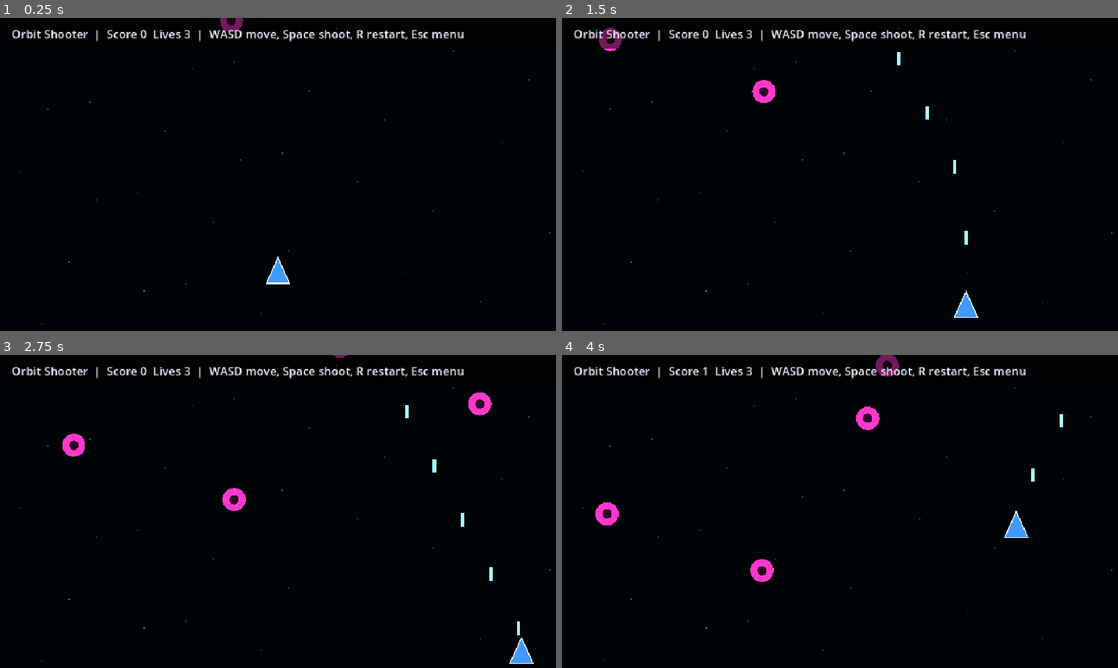
Above: before the commit, frames 1-4 (two rows, left to right).
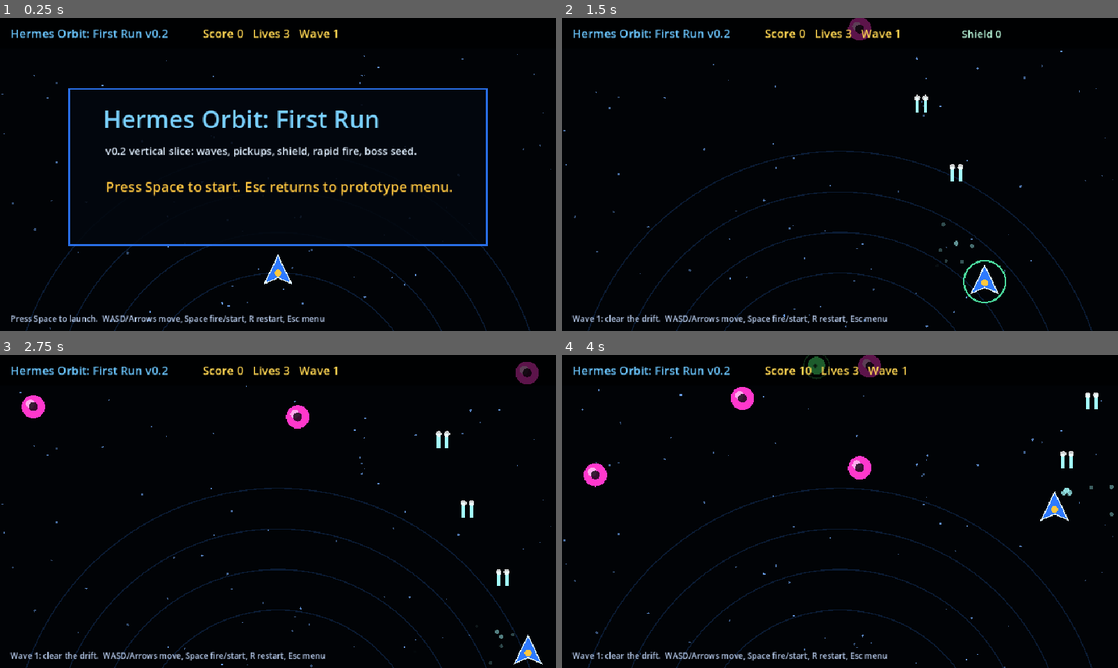
Above: after the commit, the same moments.

Repository: 123mikeyd/hermes-godot-prototype-pack
Game: Godot game, scene res://scenes/OrbitShooter.tscn
Same seed, same stepped clock (60 frames per second), same inputs: the game is played once before the commit and once after it. This scene is started directly instead of the project's main scene.
Inputs:
- Up to frame 1 (0.25 s): no input
- Up to frame 2 (1.5 s): tap Enter at 0.5 s; hold D (move_right) 0.53-1.28 s; hold Space (shoot) 0.53-1.28 s; hold S (move_down) from 1.28 s (still down); tap Space (shoot) at 1.35 s
- Up to frame 3 (2.75 s): release S (move_down) at 2.03 s; hold D (move_right) from 2.03 s (still down); hold Space (shoot) from 2.03 s (still down); tap 1 at 2.1 s
- Up to frame 4 (4 s): release D (move_right) at 2.78 s; release Space (shoot) at 2.78 s; hold W (move_up) 2.78-3.53 s; tap 2 at 2.85 s; tap Space (shoot) at 3.05 s; hold A (move_left) from 3.53 s (still down); hold Space (shoot) from 3.53 s (still down); tap 3 at 3.6 s

The runs differ from the first frame. In frame 1, 7.5% of the frame differs, in the area x 0-100%, y 0-100%; in frame 2, 4.9%; in frame 3, 5.6%; in frame 4, 6.0%.

Commit message:
feat: ship Hermes Orbit v0.2 vertical slice

Diff:
--- a/scripts/Menu.gd
+++ b/scripts/Menu.gd
@@ -3,7 +3,7 @@
 var choices := [
 	{"key":"1", "title":"Crystal Dash", "scene":"res://scenes/CrystalDash.tscn", "desc":"20-second coin sprint. WASD/Arrows move."},
 	{"key":"2", "title":"Meteor Umbrella", "scene":"res://scenes/MeteorUmbrella.tscn", "desc":"Dodge a procedural meteor rain as long as possible."},
-	{"key":"3", "title":"Orbit Shooter", "scene":"res://scenes/OrbitShooter.tscn", "desc":"Arcade shooter: move, Space fires, pop orbs."},
+	{"key":"3", "title":"Hermes Orbit: First Run", "scene":"res://scenes/OrbitShooter.tscn", "desc":"v0.2 vertical slice: waves, pickups, shield, rapid fire, boss seed."},
 ]
 
 func _ready() -> void:
--- a/scripts/OrbitShooter.gd
+++ b/scripts/OrbitShooter.gd
@@ -1,82 +1,393 @@
 extends Node2D
 
-var player := Vector2(480, 440)
-var bullets: Array[Vector2] = []
+const VERSION := "v0.2"
+const GAME_TITLE := "Hermes Orbit: First Run"
+const WIDTH := 960.0
+const HEIGHT := 540.0
+const HEADER_H := 54.0
+
+var game_state := "title"
+var player := Vector2(480, 438)
+var player_velocity := Vector2.ZERO
+var bullets: Array[Dictionary] = []
 var enemies: Array[Dictionary] = []
+var pickups: Array[Dictionary] = []
+var particles: Array[Dictionary] = []
+var stars: Array[Dictionary] = []
 var fire_cd := 0.0
 var wave_timer := 0.0
+var pickup_timer := 0.0
 var score := 0
 var lives := 3
-var over := false
+var wave := 1
+var shield_time := 0.0
+var rapid_time := 0.0
+var shake := 0.0
+var run_time := 0.0
+var message := "Press Space to launch."
 var rng := RandomNumberGenerator.new()
 
 func _ready() -> void:
 	rng.seed = 9876
-	reset_game()
-
-func reset_game() -> void:
-	player = Vector2(480, 440)
-	bullets.clear(); enemies.clear()
-	fire_cd = 0; wave_timer = 0; score = 0; lives = 3; over = false
+	_build_starfield()
+	reset_to_title()
+
+func _build_starfield() -> void:
+	stars.clear()
+	for i in range(72):
+		stars.append({
+			"pos": Vector2(rng.randf_range(0, WIDTH), rng.randf_range(HEADER_H, HEIGHT)),
+			"speed": rng.randf_range(10, 55),
+			"r": rng.randf_range(0.8, 2.1),
+			"a": rng.randf_range(0.35, 0.9),
+		})
+
+func reset_to_title() -> void:
+	game_state = "title"
+	player = Vector2(480, 438)
+	player_velocity = Vector2.ZERO
+	bullets.clear()
+	enemies.clear()
+	pickups.clear()
+	particles.clear()
+	fire_cd = 0
+	wave_timer = 0
+	pickup_timer = 2.0
+	score = 0
+	lives = 3
+	wave = 1
+	shield_time = 0
+	rapid_time = 0
+	shake = 0
+	run_time = 0
+	message = "Press Space to launch."
 	queue_redraw()
 
+func start_run() -> void:
+	game_state = "playing"
+	player = Vector2(480, 438)
+	player_velocity = Vector2.ZERO
+	bullets.clear()
+	enemies.clear()
+	pickups.clear()
+	particles.clear()
+	fire_cd = 0
+	wave_timer = 0.25
+	pickup_timer = 3.0
+	score = 0
+	lives = 3
+	wave = 1
+	shield_time = 1.2
+	rapid_time = 0
+	shake = 0
+	run_time = 0
+	message = "Wave 1: clear the drift."
+	queue_redraw()
+
+func spawn_enemy(pos: Vector2, kind := "drifter") -> void:
+	var hp := 1
+	var radius := 20.0
+	var color := Color(1.0, 0.22, 0.8)
+	if kind == "sine":
+		hp = 2; radius = 21; color = Color(0.55, 0.35, 1.0)
+	elif kind == "meteor":
+		hp = 2; radius = 24; color = Color(1.0, 0.28, 0.12)
+	elif kind == "boss":
+		hp = 24; radius = 48; color = Color(1.0, 0.72, 0.18)
+	enemies.append({
+		"pos": pos,
+		"kind": kind,
+		"phase": rng.randf_range(0, TAU),
+		"speed": rng.randf_range(58, 104) + wave * 7.0,
+		"hp": hp,
+		"r": radius,
+		"color": color,
+	})
+
+func spawn_pickup(pos: Vector2, kind := "crystal") -> void:
+	pickups.append({"pos": pos, "kind": kind, "t": 0.0})
+
+func get_debug_state() -> Dictionary:
+	return {
+		"version": VERSION,
+		"game_state": game_state,
+		"score": score,
+		"lives": lives,
+		"wave": wave,
+		"enemies": enemies.size(),
+		"pickups": pickups.size(),
+		"bullets": bullets.size(),
+		"shield_time": shield_time,
+		"rapid_time": rapid_time,
+	}
+
+func _input(event: InputEvent) -> void:
+	if event is InputEventKey and event.pressed and not event.echo:
+		if event.keycode == KEY_ESCAPE:
+			get_tree().change_scene_to_file("res://scenes/Menu.tscn")
+		elif event.keycode == KEY_R:
+			start_run()
+		elif event.keycode == KEY_SPACE and game_state != "playing":
+			start_run()
+
 func _process(delta: float) -> void:
-	if Input.is_action_just_pressed("restart"):
-		reset_game()
-	if Input.is_key_pressed(KEY_ESCAPE):
-		get_tree().change_scene_to_file("res://scenes/Menu.tscn")
-	if over:
-		queue_redraw(); return
-	var v := Input.get_vector("move_left", "move_right", "move_up", "move_down")
-	player += v * 290.0 * delta
-	player = player.clamp(Vector2(26, 74), Vector2(934, 514))
+	_update_stars(delta)
+	_update_particles(delta)
+	shake = max(0.0, shake - delta * 8.0)
+	if game_state != "playing":
+		queue_redraw()
+		return
+	run_time += delta
+	shield_time = max(0.0, shield_time - delta)
+	rapid_time = max(0.0, rapid_time - delta)
+	_update_player(delta)
+	_update_bullets(delta)
+	_update_waves(delta)
+	_update_enemies(delta)
+	_update_pickups(delta)
+	_check_collisions()
+	if lives <= 0:
+		game_state = "game_over"
+		message = "Run ended. Press Space or R to relaunch."
+	queue_redraw()
+
+func _update_stars(delta: float) -> void:
+	for s in stars:
+		s.pos.y += s.speed * delta
+		if s.pos.y > HEIGHT:
+			s.pos.y = HEADER_H
+			s.pos.x = rng.randf_range(0, WIDTH)
+
+func _update_player(delta: float) -> void:
+	var input_vector := Input.get_vector("move_left", "move_right", "move_up", "move_down")
+	var target := input_vector * 330.0
+	player_velocity = player_velocity.move_toward(target, 1100.0 * delta)
+	player += player_velocity * delta
+	player = player.clamp(Vector2(28, HEADER_H + 30), Vector2(WIDTH - 28, HEIGHT - 28))
 	fire_cd -= delta
+	var fire_rate := 0.09 if rapid_time > 0 else 0.17
 	if Input.is_action_pressed("shoot") and fire_cd <= 0:
-		fire_cd = 0.16
-		bullets.append(player + Vector2(0, -24))
+		fire_cd = fire_rate
+		bullets.append({"pos": player + Vector2(-7, -28), "vel": Vector2(0, -650), "damage": 1})
+		bullets.append({"pos": player + Vector2(7, -28), "vel": Vector2(0, -650), "damage": 1})
+		_add_particles(player + Vector2(0, -28), Color(0.65, 1.0, 1.0), 4)
+
+func _update_bullets(delta: float) -> void:
+	for b in bullets:
+		b.pos += b.vel * delta
 	for i in range(bullets.size() - 1, -1, -1):
-		bullets[i].y -= 560.0 * delta
-		if bullets[i].y < 48:
+		if bullets[i].pos.y < HEADER_H - 20:
 			bullets.remove_at(i)
+
+func _update_waves(delta: float) -> void:
+	wave = 1 + int(score / 12)
 	wave_timer -= delta
-	if wave_timer <= 0:
-		wave_timer = max(0.25, 0.9 - score * 0.015)
-		enemies.append({"pos": Vector2(rng.randf_range(40, 920), -20), "phase": rng.randf_range(0, TAU), "speed": rng.randf_range(65, 120) + score * 1.5})
+	pickup_timer -= delta
+	if pickup_timer <= 0:
+		pickup_timer = rng.randf_range(4.5, 7.5)
+		var kinds := ["crystal", "repair", "shield", "rapid"]
+		spawn_pickup(Vector2(rng.randf_range(70, WIDTH - 70), -20), kinds[rng.randi_range(0, kinds.size() - 1)])
+	if wave_timer > 0:
+		return
+	wave_timer = max(0.18, 0.72 - wave * 0.045)
+	var roll := rng.randf()
+	if score > 0 and score % 30 == 0 and not _has_boss():
+		spawn_enemy(Vector2(WIDTH * 0.5, -54), "boss")
+	elif wave >= 4 and roll < 0.22:
+		spawn_enemy(Vector2(rng.randf_range(40, WIDTH - 40), -30), "meteor")
+	elif wave >= 2 and roll < 0.55:
+		spawn_enemy(Vector2(rng.randf_range(40, WIDTH - 40), -30), "sine")
+	else:
+		spawn_enemy(Vector2(rng.randf_range(40, WIDTH - 40), -30), "drifter")
+
+func _has_boss() -> bool:
 	for e in enemies:
-		e.phase += delta * 2.4
-		e.pos.y += e.speed * delta
-		e.pos.x += sin(e.phase) * 75.0 * delta
+		if e.kind == "boss":
+			return true
+	return false
+
+func _update_enemies(delta: float) -> void:
+	for e in enemies:
+		e.phase += delta * (1.4 + wave * 0.08)
+		if e.kind == "sine":
+			e.pos.y += e.speed * delta
+			e.pos.x += sin(e.phase) * 110.0 * delta
+		elif e.kind == "meteor":
+			e.pos.y += (e.speed + 90) * delta
+			e.pos.x += cos(e.phase) * 35.0 * delta
+		elif e.kind == "boss":
+			e.pos.y = min(e.pos.y + 42.0 * delta, 122.0)
+			e.pos.x = WIDTH * 0.5 + sin(e.phase) * 220.0
+		else:
+			e.pos.y += e.speed * delta
+	for i in range(enemies.size() - 1, -1, -1):
+		if enemies[i].pos.y > HEIGHT + 70:
+			enemies.remove_at(i)
+			lives -= 1
+			shake = 0.45
+
+func _update_pickups(delta: float) -> void:
+	for p in pickups:
+		p.t += delta
+		p.pos.y += 78.0 * delta
+	for i in range(pickups.size() - 1, -1, -1):
+		if pickups[i].pos.y > HEIGHT + 28:
+			pickups.remove_at(i)
+
+func _check_collisions() -> void:
 	for bi in range(bullets.size() - 1, -1, -1):
 		var hit := false
 		for ei in range(enemies.size() - 1, -1, -1):
-			if bullets[bi].distance_to(enemies[ei].pos) < 24:
-				enemies.remove_at(ei); score += 1; hit = true; break
+			if bullets[bi].pos.distance_to(enemies[ei].pos) < enemies[ei].r:
+				enemies[ei].hp -= bullets[bi].damage
+				_add_particles(bullets[bi].pos, enemies[ei].color, 6)
+				if enemies[ei].hp <= 0:
+					var value := 10 if enemies[ei].kind != "boss" else 150
+					score += value
+					shake = 0.25 if enemies[ei].kind != "boss" else 0.8
+					_add_particles(enemies[ei].pos, enemies[ei].color, 18)
+					enemies.remove_at(ei)
+				hit = true
+				break
 		if hit:
 			bullets.remove_at(bi)
 	for ei in range(enemies.size() - 1, -1, -1):
-		if enemies[ei].pos.y > 565:
-			enemies.remove_at(ei); lives -= 1
-		elif player.distance_to(enemies[ei].pos) < 31:
-			enemies.remove_at(ei); lives -= 1
-	if lives <= 0:
-		over = true
-	queue_redraw()
+		if player.distance_to(enemies[ei].pos) < enemies[ei].r + 22:
+			_add_particles(enemies[ei].pos, enemies[ei].color, 16)
+			enemies.remove_at(ei)
+			if shield_time <= 0:
+				lives -= 1
+				shield_time = 1.0
+			shake = 0.7
+	for pi in range(pickups.size() - 1, -1, -1):
+		if player.distance_to(pickups[pi].pos) < 30:
+			_apply_pickup(pickups[pi].kind)
+			_add_particles(pickups[pi].pos, _pickup_color(pickups[pi].kind), 12)
+			pickups.remove_at(pi)
+
+func _apply_pickup(kind: String) -> void:
+	if kind == "repair":
+		lives = min(5, lives + 1)
+		message = "Repair glyph restored one life."
+	elif kind == "shield":
+		shield_time = 5.0
+		message = "Shield online."
+	elif kind == "rapid":
+		rapid_time = 5.0
+		message = "Rapid fire online."
+	else:
+		score += 25
+		message = "Crystal route bonus +25."
+
+func _add_particles(pos: Vector2, color: Color, count: int) -> void:
+	for i in range(count):
+		particles.append({
+			"pos": pos,
+			"vel": Vector2(rng.randf_range(-150, 150), rng.randf_range(-150, 150)),
+			"life": rng.randf_range(0.22, 0.55),
+			"max_life": 0.55,
+			"color": color,
+		})
+
+func _update_particles(delta: float) -> void:
+	for p in particles:
+		p.pos += p.vel * delta
+		p.life -= delta
+	for i in range(particles.size() - 1, -1, -1):
+		if particles[i].life <= 0:
+			particles.remove_at(i)
 
 func _draw() -> void:
-	draw_rect(Rect2(Vector2.ZERO, Vector2(960, 540)), Color(0.005, 0.016, 0.03))
-	for i in range(30):
-		var x := fmod(float(i * 83), 960.0)
-		var y := fmod(float(i * 157), 540.0)
-		draw_circle(Vector2(x, y), 1.2, Color(0.5, 0.72, 1.0, 0.45))
+	var offset := Vector2.ZERO
+	if shake > 0:
+		offset = Vector2(rng.randf_range(-shake, shake), rng.randf_range(-shake, shake)) * 8.0
+	draw_set_transform(offset)
+	_draw_world()
+	draw_set_transform(Vector2.ZERO)
+	_draw_hud()
+	if game_state == "title":
+		_draw_title_overlay()
+	elif game_state == "game_over":
+		_draw_game_over()
+
+func _draw_world() -> void:
+	draw_rect(Rect2(Vector2.ZERO, Vector2(WIDTH, HEIGHT)), Color(0.004, 0.012, 0.026))
+	for s in stars:
+		draw_circle(s.pos, s.r, Color(0.45, 0.68, 1.0, s.a))
+	for ring in range(4):
+		draw_arc(Vector2(WIDTH * 0.5, HEIGHT + 150), 250 + ring * 70, PI + 0.2, TAU - 0.2, 64, Color(0.08, 0.22, 0.42, 0.45), 2)
+	for p in pickups:
+		_draw_pickup(p)
 	for b in bullets:
-		draw_rect(Rect2(b - Vector2(3, 12), Vector2(6, 24)), Color(0.65, 1.0, 1.0))
+		draw_rect(Rect2(b.pos - Vector2(3, 13), Vector2(6, 26)), Color(0.64, 1.0, 1.0))
+		draw_circle(b.pos - Vector2(0, 12), 5, Color(1.0, 1.0, 1.0, 0.8))
 	for e in enemies:
-		draw_circle(e.pos, 20, Color(1.0, 0.22, 0.8))
-		draw_circle(e.pos, 8, Color(0.2, 0.02, 0.16))
-	var ship := PackedVector2Array([player + Vector2(0, -26), player + Vector2(-20, 18), player + Vector2(20, 18)])
-	draw_colored_polygon(ship, Color(0.25, 0.6, 1.0))
-	draw_polyline(ship + PackedVector2Array([player + Vector2(0, -26)]), Color(0.9, 0.97, 1.0), 2)
-	draw_rect(Rect2(0, 0, 960, 54), Color(0, 0, 0, 0.55))
-	draw_string(ThemeDB.fallback_font, Vector2(20, 35), "Orbit Shooter  |  Score %d  Lives %d  |  WASD move, Space shoot, R restart, Esc menu" % [score, lives], HORIZONTAL_ALIGNMENT_LEFT, -1, 20, Color(0.9, 0.95, 1.0))
-	if over:
-		draw_string(ThemeDB.fallback_font, Vector2(340, 276), "ORBIT LOST", HORIZONTAL_ALIGNMENT_LEFT, -1, 48, Color(1.0, 0.76, 0.2))
+		_draw_enemy(e)
+	for p in particles:
+		var alpha: float = clamp(p.life / p.max_life, 0.0, 1.0)
+		var c: Color = p.color
+		c.a = alpha
+		draw_circle(p.pos, 2.5 + alpha * 2.5, c)
+	_draw_player()
+
+func _draw_player() -> void:
+	var ship := PackedVector2Array([player + Vector2(0, -28), player + Vector2(-23, 20), player + Vector2(0, 10), player + Vector2(23, 20)])
+	draw_colored_polygon(ship, Color(0.18, 0.48, 1.0))
+	draw_polyline(PackedVector2Array([ship[0], ship[1], ship[2], ship[3], ship[0]]), Color(0.88, 0.96, 1.0), 2)
+	draw_circle(player + Vector2(0, 2), 6, Color(1.0, 0.78, 0.24))
+	if shield_time > 0:
+		draw_arc(player, 36, 0, TAU, 48, Color(0.34, 1.0, 0.72, 0.85), 3)
+
+func _draw_enemy(e: Dictionary) -> void:
+	if e.kind == "boss":
+		draw_circle(e.pos, e.r, e.color)
+		draw_arc(e.pos, e.r + 12, 0, TAU, 64, Color(1.0, 0.9, 0.36, 0.7), 4)
+		draw_circle(e.pos, 17, Color(0.07, 0.02, 0.01))
+	else:
+		draw_circle(e.pos, e.r, e.color)
+		draw_circle(e.pos + Vector2(-e.r * 0.25, -e.r * 0.25), e.r * 0.38, Color(1.0, 0.92, 1.0, 0.65))
+		draw_circle(e.pos, e.r * 0.38, Color(0.08, 0.02, 0.08, 0.85))
+
+func _draw_pickup(p: Dictionary) -> void:
+	var c := _pickup_color(p.kind)
+	var bob := sin(p.t * 5.0) * 4.0
+	var pos: Vector2 = p.pos + Vector2(0, bob)
+	draw_circle(pos, 15, c)
+	draw_arc(pos, 22, 0, TAU, 32, Color(c.r, c.g, c.b, 0.45), 2)
+	draw_string(ThemeDB.fallback_font, pos + Vector2(-7, 6), _pickup_letter(p.kind), HORIZONTAL_ALIGNMENT_LEFT, -1, 16, Color(0.02, 0.02, 0.04))
+
+func _pickup_color(kind: String) -> Color:
+	if kind == "repair": return Color(0.32, 1.0, 0.48)
+	if kind == "shield": return Color(0.25, 0.95, 1.0)
+	if kind == "rapid": return Color(1.0, 0.52, 0.18)
+	return Color(1.0, 0.78, 0.22)
+
+func _pickup_letter(kind: String) -> String:
+	if kind == "repair": return "+"
+	if kind == "shield": return "S"
+	if kind == "rapid": return "R"
+	return "C"
+
+func _draw_hud() -> void:
+	draw_rect(Rect2(0, 0, WIDTH, HEADER_H), Color(0.0, 0.0, 0.0, 0.64))
+	draw_string(ThemeDB.fallback_font, Vector2(18, 34), "%s %s" % [GAME_TITLE, VERSION], HORIZONTAL_ALIGNMENT_LEFT, -1, 20, Color(0.42, 0.78, 1.0))
+	draw_string(ThemeDB.fallback_font, Vector2(350, 34), "Score %d   Lives %d   Wave %d" % [score, lives, wave], HORIZONTAL_ALIGNMENT_LEFT, -1, 20, Color(1.0, 0.84, 0.32))
+	var buffs := []
+	if shield_time > 0: buffs.append("Shield %.0f" % shield_time)
+	if rapid_time > 0: buffs.append("Rapid %.0f" % rapid_time)
+	draw_string(ThemeDB.fallback_font, Vector2(690, 34), "  ".join(buffs), HORIZONTAL_ALIGNMENT_LEFT, -1, 18, Color(0.75, 1.0, 0.88))
+	draw_string(ThemeDB.fallback_font, Vector2(18, HEIGHT - 16), message + "  WASD/Arrows move, Space fire/start, R restart, Esc menu", HORIZONTAL_ALIGNMENT_LEFT, -1, 14, Color(0.74, 0.82, 0.95))
+
+func _draw_title_overlay() -> void:
+	draw_rect(Rect2(120, 122, 720, 270), Color(0.01, 0.025, 0.055, 0.88))
+	draw_rect(Rect2(120, 122, 720, 270), Color(0.18, 0.48, 1.0, 0.9), false, 3)
+	draw_string(ThemeDB.fallback_font, Vector2(178, 190), GAME_TITLE, HORIZONTAL_ALIGNMENT_LEFT, -1, 42, Color(0.48, 0.82, 1.0))
+	draw_string(ThemeDB.fallback_font, Vector2(182, 236), "v0.2 vertical slice: waves, pickups, shield, rapid fire, boss seed.", HORIZONTAL_ALIGNMENT_LEFT, -1, 18, Color(0.88, 0.94, 1.0))
+	draw_string(ThemeDB.fallback_font, Vector2(182, 300), "Press Space to start. Esc returns to prototype menu.", HORIZONTAL_ALIGNMENT_LEFT, -1, 24, Color(1.0, 0.78, 0.25))
+
+func _draw_game_over() -> void:
+	draw_rect(Rect2(210, 170, 540, 190), Color(0.03, 0.015, 0.02, 0.9))
+	draw_rect(Rect2(210, 170, 540, 190), Color(1.0, 0.42, 0.16, 0.9), false, 3)
+	draw_string(ThemeDB.fallback_font, Vector2(330, 240), "ORBIT LOST", HORIZONTAL_ALIGNMENT_LEFT, -1, 46, Color(1.0, 0.75, 0.25))
+	draw_string(ThemeDB.fallback_font, Vector2(322, 292), "Final score: %d   Wave: %d" % [score, wave], HORIZONTAL_ALIGNMENT_LEFT, -1, 22, Color(0.94, 0.94, 1.0))
+	draw_string(ThemeDB.fallback_font, Vector2(300, 330), "Press Space or R to relaunch.", HORIZONTAL_ALIGNMENT_LEFT, -1, 19, Color(0.82, 0.9, 1.0))
--- a/tools/smoke_all.gd
+++ b/tools/smoke_all.gd
@@ -7,17 +7,45 @@
 	"res://scenes/OrbitShooter.tscn",
 ]
 
+func require(condition: bool, message: String) -> bool:
+	if not condition:
+		print("FAIL " + message)
+		quit(1)
+		return false
+	print("PASS " + message)
+	return true
+
 func _initialize() -> void:
 	print("HERMES_PROTOTYPE_PACK_SMOKE_START")
 	for path in scenes:
 		var packed := load(path) as PackedScene
-		if packed == null:
-			print("FAIL load " + path)
-			quit(1); return
+		if not require(packed != null, "load " + path):
+			return
 		var inst := packed.instantiate()
 		get_root().add_child(inst)
 		await process_frame
 		print("PASS instantiate " + path + " root=" + inst.name)
+		if path.ends_with("OrbitShooter.tscn"):
+			if not require(inst.has_method("start_run"), "Orbit Shooter exposes start_run()"):
+				return
+			if not require(inst.has_method("spawn_pickup"), "Orbit Shooter exposes spawn_pickup()"):
+				return
+			if not require(inst.has_method("spawn_enemy"), "Orbit Shooter exposes spawn_enemy()"):
+				return
+			if not require(inst.has_method("get_debug_state"), "Orbit Shooter exposes get_debug_state()"):
+				return
+			inst.start_run()
+			await process_frame
+			inst.spawn_enemy(Vector2(480, 120), "drifter")
+			inst.spawn_pickup(Vector2(480, 300), "shield")
+			await process_frame
+			var state: Dictionary = inst.get_debug_state()
+			if not require(state.get("game_state") == "playing", "Orbit Shooter starts playable run"):
+				return
+			if not require(state.get("enemies", 0) >= 1, "Orbit Shooter can spawn enemies"):
+				return
+			if not require(state.get("pickups", 0) >= 1, "Orbit Shooter can spawn pickups"):
+				return
 		inst.queue_free()
 		await process_frame
 	print("HERMES_PROTOTYPE_PACK_SMOKE_PASS")
Not shown, changed: PROTOTYPE_REPORT.md
Not shown, changed: README.md
Not shown, changed: docs/journey.md
Not shown, changed: docs/prototypes.md
Not shown, changed: docs/roadmap.md
Not shown, changed: docs/verification.md
